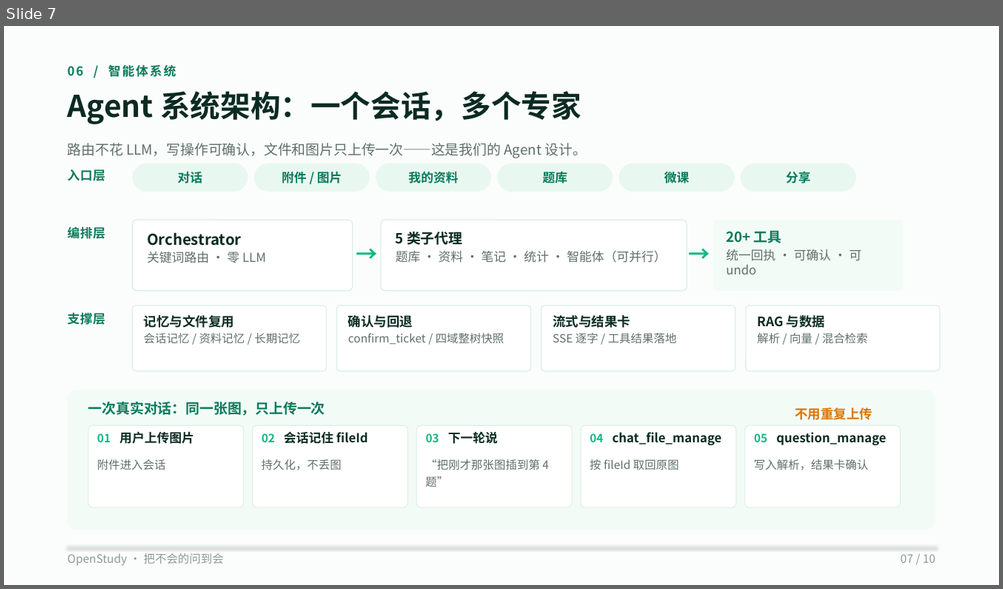
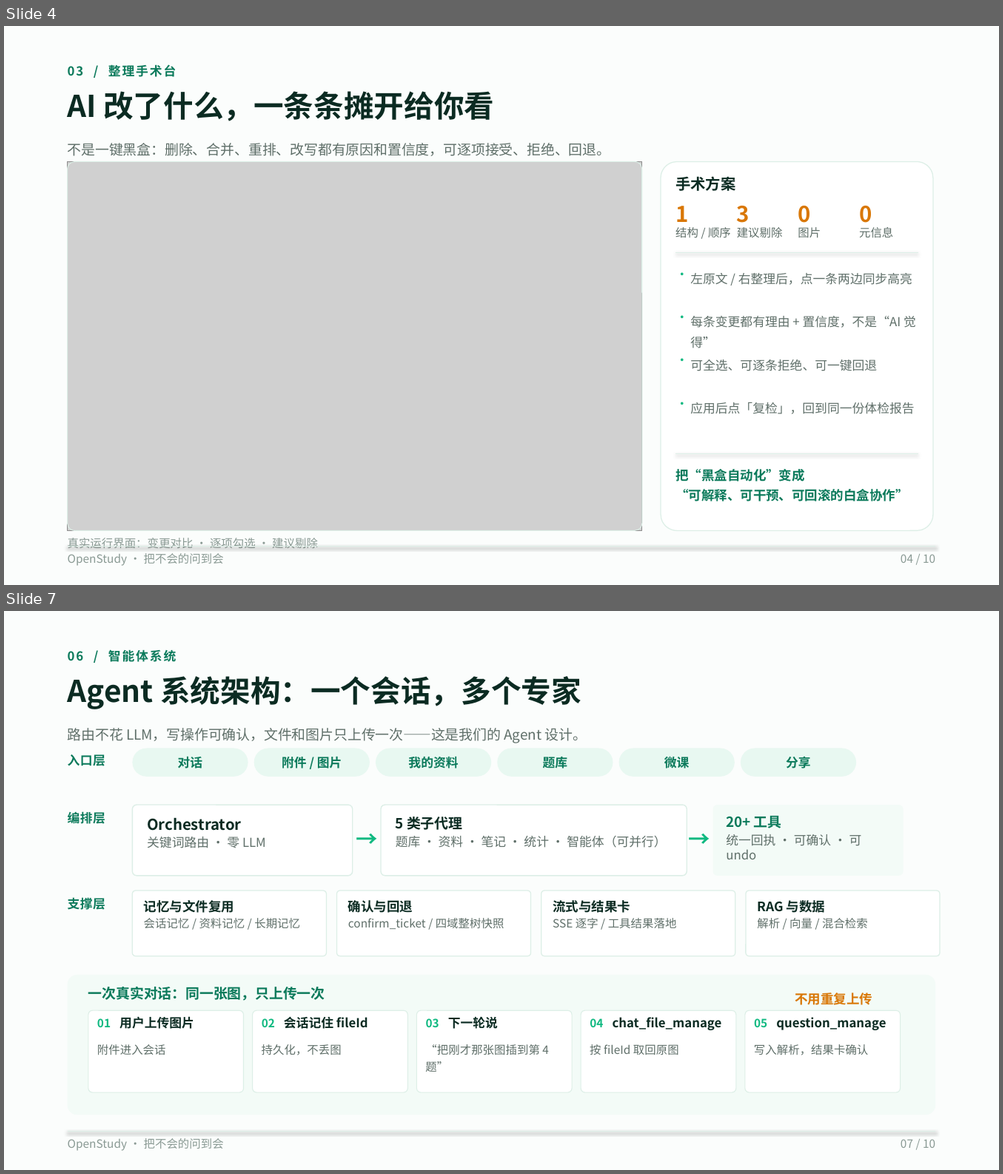
Before and after one commit to wufeng1234567/openstudy-fastapi-ts, a slide deck: doc/competition/OpenStudy-10页-V3-码道版.pptx. Shown one above the other, each under a label of ours: slide 7 before the commit, slides 4 and 7 after it; the slides between them are not shown. The pictures are 1003x589 and 1003x1174 pixels, drawn with LibreOffice and Linux fonts; fonts in the diff are those of the drawing; grey boxes stand for pictures. Boxes give left, top, right and bottom in pixels: in the first picture for what was removed or moved away, otherwise in the second. Text is boxed around its words. In the diff, an @@ line names an element or a change of style, - is before the commit and + after.

Commit message:
feat: 学习材料诊疗室：体检、整理手术台、资产装配与原文依据

```diff
--- a/doc/competition/OpenStudy-10页-V3-码道版.pptx
+++ b/doc/competition/OpenStudy-10页-V3-码道版.pptx
@@ slide 4 added at (4,26,999,585), background #FFFFFF @@
@@ rectangle added at (4,26,999,585), fill #FBFDFC @@
@@ text added at (68,64,176,77), 12 pt, text #0B7A5B, bold @@
+03 / 整理手术台
@@ text added at (68,91,494,121), 29 pt, text #0B2B22, bold @@
+AI 改了什么，一条条摊开给你看
@@ text added at (68,143,611,156), 13.5 pt, text #5F6F69 @@
+不是一键黑盒：删除、合并、重排、改写都有原因和置信度，可逐项接受、拒绝、回退。
@@ picture added at (68,162,642,531) @@
@@ rounded rectangle added at (68,162,642,531), outline #DDEFE7 0.75 pt @@
@@ rounded rectangle added at (660,162,933,531), fill #FFFFFF, outline #DDEFE7 0.9 pt @@
@@ text added at (675,176,735,191), 14.5 pt, text #0B2B22, bold @@
+手术方案
@@ text added at (675,206,688,228), 21 pt, text #D97706, bold @@
+1
@@ text added at (737,206,749,228), 21 pt, text #D97706, bold @@
+3
@@ text added at (798,206,811,223), 21 pt, text #D97706, bold @@
+0
@@ text added at (859,206,871,223), 21 pt, text #D97706, bold @@
+0
@@ text added at (675,227,731,238), 11 pt, text #5F6F69 @@
+结构 / 顺序
@@ text added at (737,227,782,238), 11 pt, text #5F6F69 @@
+建议剔除
@@ text added at (797,227,820,238), 11 pt, text #5F6F69 @@
+图片
@@ text added at (859,227,893,238), 11 pt, text #5F6F69 @@
+元信息
@@ line added from (675, 253) to (918, 253), #DDEFE7 0.5 pt @@
@@ text added at (675,266,686,281), 12.5 pt, text #10B981 @@
+·
@@ text added at (690,273,912,285), 12 pt, text #5F6F69 @@
+左原文 / 右整理后，点一条两边同步高亮
@@ text added at (675,309,686,324), 12.5 pt, text #10B981 @@
+·
@@ text added at (690,316,916,349), 12 pt, text #5F6F69 @@
+每条变更都有理由 + 置信度，不是“AI 觉得”
@@ text added at (675,353,686,368), 12.5 pt, text #10B981 @@
+·
@@ text added at (690,360,876,372), 12 pt, text #5F6F69 @@
+可全选、可逐条拒绝、可一键回退
@@ text added at (675,396,686,411), 12.5 pt, text #10B981 @@
+·
@@ text added at (690,403,913,414), 12 pt, text #5F6F69 @@
+应用后点「复检」，回到同一份体检报告
@@ line added from (675, 454) to (918, 454), #DDEFE7 0.5 pt @@
@@ text added at (675,469,908,502), 12.5 pt, text #0B7A5B, bold @@
+把“黑盒自动化”变成
+“可解释、可干预、可回滚的白盒协作”
@@ text added at (68,538,318,548), 11 pt, text #8A9A94 @@
+真实运行界面：变更对比 · 逐项勾选 · 建议剔除
@@ line added from (68, 547) to (935, 547), #DDEFE7 0.5 pt @@
@@ text added at (68,554,224,566), 11 pt, text #8A9A94 @@
+OpenStudy · 把不会的问到会
@@ text added at (900,554,935,563), 11 pt, text #8A9A94 @@
+04 / 10
```
Also in this commit, not shown: 6 slides changed, 2 other slides added, 3 slides removed, 28 other files.
